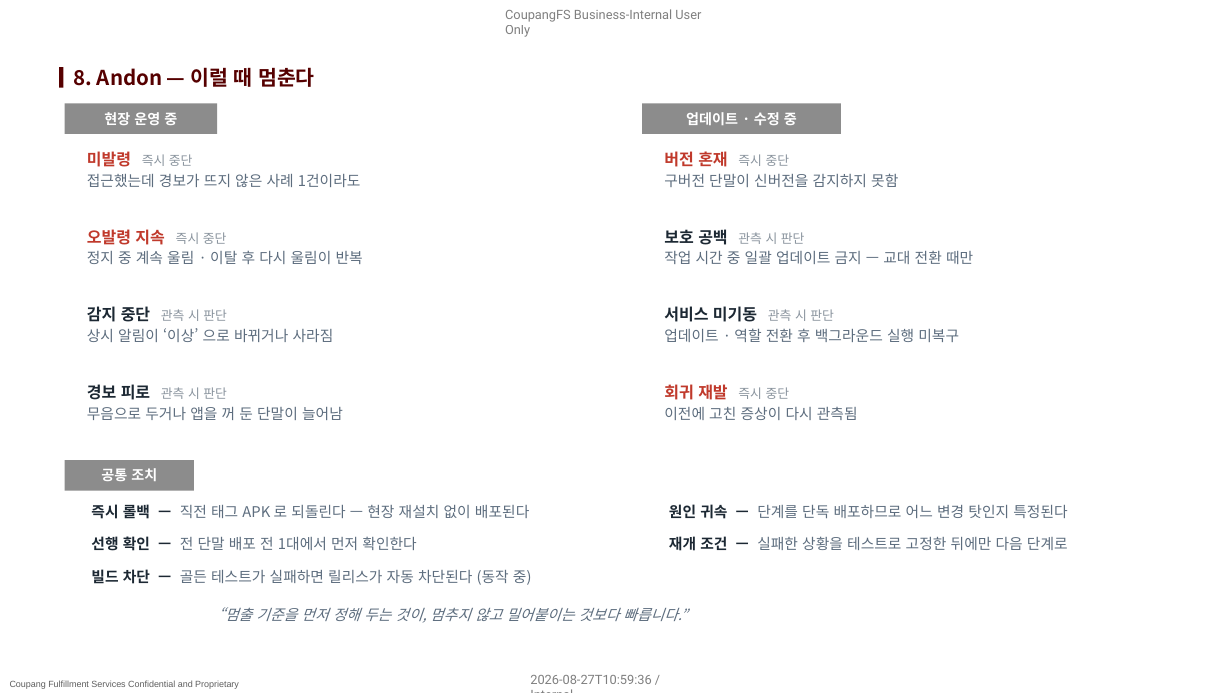
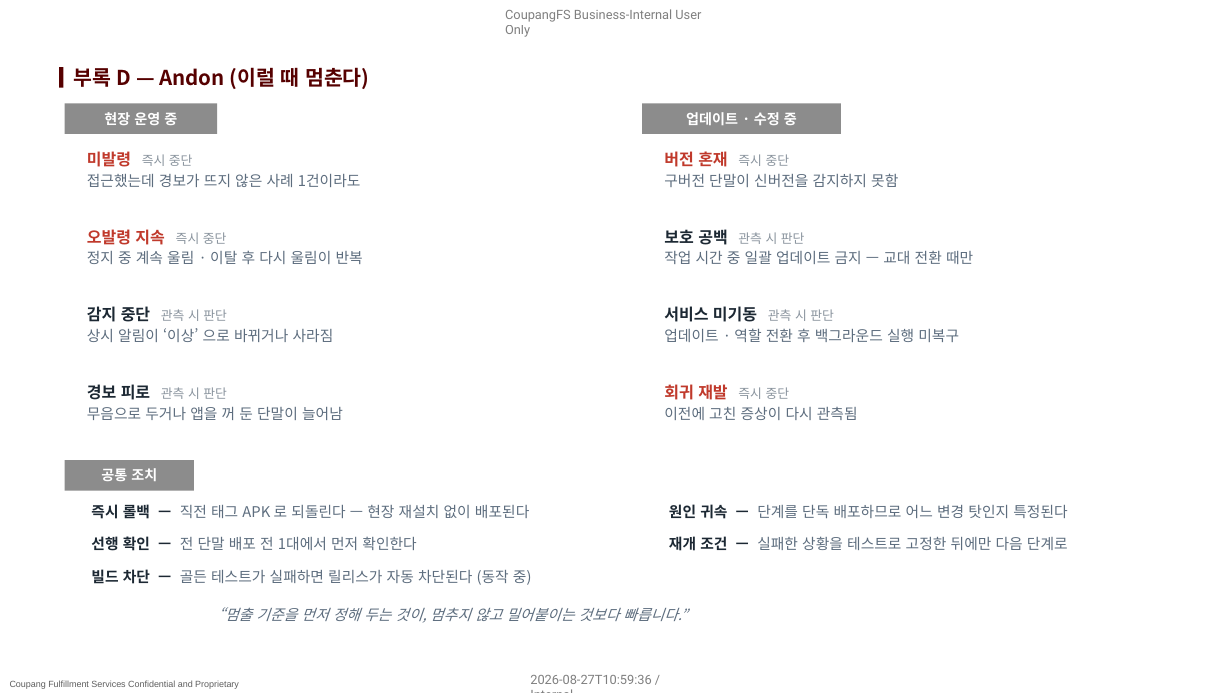
Before and after one commit to pslymzero-cyber/SafeAlert, a slide deck: slide 13 of docs/presentation/company_form/SafeAlert_보고_2026.08.pptx (slide 11 before the commit). Drawn at 1232x693 pixels with LibreOffice and Linux fonts; fonts in the diff are those of the drawing; background and template pictures are left out. Boxes give left, top, right and bottom in pixels: in the first picture for what was removed or moved away, otherwise in the second. Text is boxed around its words. In the diff, an @@ line names an element or a change of style, - is before the commit and + after.

```diff
--- a/docs/presentation/company_form/SafeAlert_보고_2026.08.pptx
+++ b/docs/presentation/company_form/SafeAlert_보고_2026.08.pptx
@@ title at bbox=[74, 67, 369, 89]: text changed @@
-8. Andon — 이럴 때 멈춘다
+부록 D — Andon (이럴 때 멈춘다)
```
Also in this commit, not shown: 10 other slides changed, 2 slides added, 1 slide removed, 2 other files.
